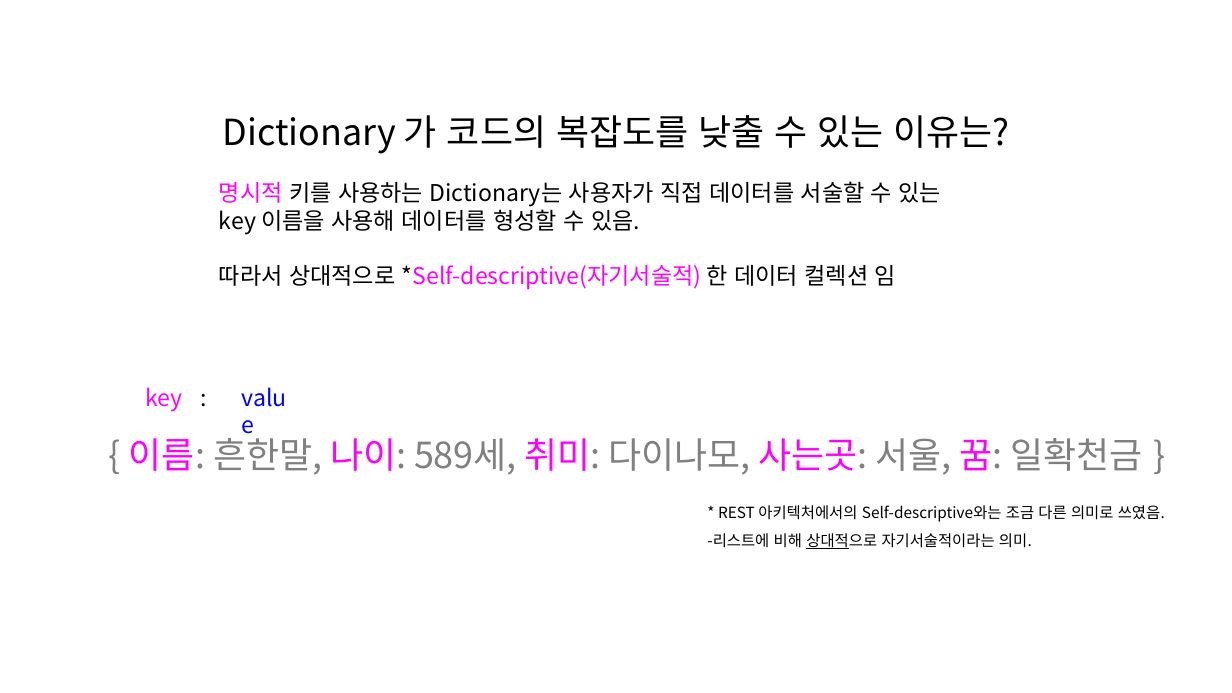
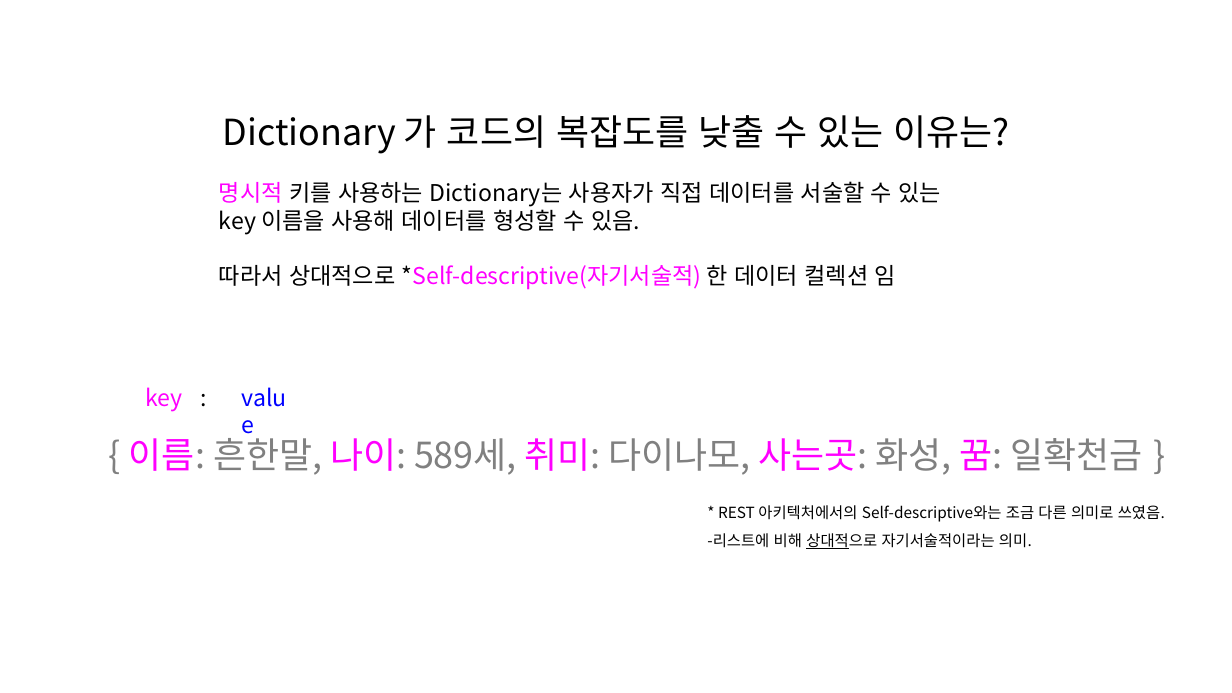
Before and after one commit to hnanmal/hnanmal_tistory, a slide deck: slide 22 of 20221109_다이나모에서 딕셔너리 활용하여 코드 복잡도 완화하기/documentum/블로그용.pptx. Drawn at 1232x693 pixels with LibreOffice and Linux fonts; fonts in the diff are those of the drawing. Boxes give left, top, right and bottom in pixels: in the first picture for what was removed or moved away, otherwise in the second. Text is boxed around its words. In the diff, an @@ line names an element or a change of style, - is before the commit and + after.

```diff
--- a/20221109_다이나모에서 딕셔너리 활용하여 코드 복잡도 완화하기/documentum/블로그용.pptx
+++ b/20221109_다이나모에서 딕셔너리 활용하여 코드 복잡도 완화하기/documentum/블로그용.pptx
@@ text at [129, 432, 1143, 475]: text changed @@
-{ 이름: 흔한말, 나이: 589세, 취미: 다이나모, 사는곳: 서울, 꿈: 일확천금 }
+{ 이름: 흔한말, 나이: 589세, 취미: 다이나모, 사는곳: 화성, 꿈: 일확천금 }
```
Also in this commit, not shown: 2 other slides changed, 1 slide added, 1 slide removed.
